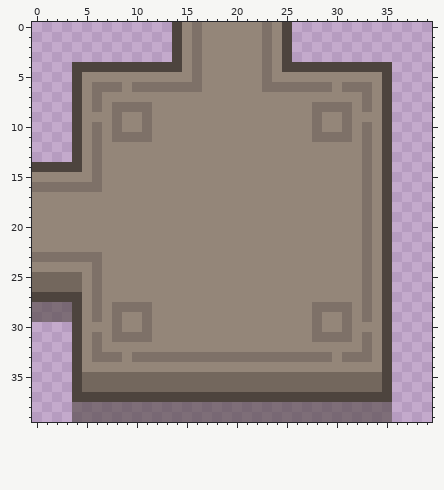
A pixel-art sprite gets an edit: Assets/Sunchoi/Resources/BuiltInData/Map/Sprite/Map_NW_Closed.png. Above is the file before it was changed.
The file is 40x40 pixels. Colours within 5 levels of each other are drawn and written as one.
The result:
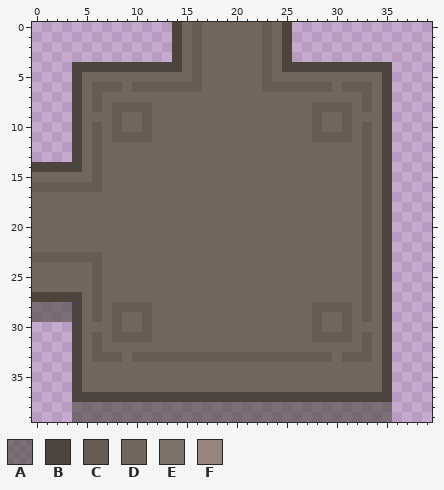
Palette (. is transparent): A #4d443e96  B #4d443e  C #675c54  D #73675d  E #7e7168  F #948679
From old to new:
Changed rows in their new state; - is an unchanged pixel.
first column x 0:
 0 ---------------DCDDDDDDCD----------
 1 ---------------DCDDDDDDCD----------
 2 ---------------DCDDDDDDCD----------
 3 ---------------DCDDDDDDCD----------
 4 ---------------DCDDDDDDCD----------
 5 -----DDDDDDDDDDDCDDDDDDCDDDDDDDDDDD
 6 -----DCCCDCCCCCCCDDDDDDCCCCCCCDCCCD
 7 -----DCDDDDDDDDDDDDDDDDDDDDDDDDDDCD
 8 -----DCDCCCCDDDDDDDDDDDDDDDDCCCCDCD
 9 -----DDDCDDCDDDDDDDDDDDDDDDDCDDCDDD
10 -----DCDCDDCDDDDDDDDDDDDDDDDCDDCDCD
11 -----DCDCCCCDDDDDDDDDDDDDDDDCCCCDCD
12 -----DCDDDDDDDDDDDDDDDDDDDDDDDDDDCD
13 -----DCDDDDDDDDDDDDDDDDDDDDDDDDDDCD
14 -----DCDDDDDDDDDDDDDDDDDDDDDDDDDDCD
15 DDDDDDCDDDDDDDDDDDDDDDDDDDDDDDDDDCD
16 CCCCCCCDDDDDDDDDDDDDDDDDDDDDDDDDDCD
17 DDDDDDDDDDDDDDDDDDDDDDDDDDDDDDDDDCD
18 DDDDDDDDDDDDDDDDDDDDDDDDDDDDDDDDDCD
19 DDDDDDDDDDDDDDDDDDDDDDDDDDDDDDDDDCD
20 DDDDDDDDDDDDDDDDDDDDDDDDDDDDDDDDDCD
21 DDDDDDDDDDDDDDDDDDDDDDDDDDDDDDDDDCD
22 DDDDDDDDDDDDDDDDDDDDDDDDDDDDDDDDDCD
23 CCCCCCCDDDDDDDDDDDDDDDDDDDDDDDDDDCD
24 DDDDDDCDDDDDDDDDDDDDDDDDDDDDDDDDDCD
25 -----DCDDDDDDDDDDDDDDDDDDDDDDDDDDCD
26 -----DCDDDDDDDDDDDDDDDDDDDDDDDDDDCD
27 -----DCDDDDDDDDDDDDDDDDDDDDDDDDDDCD
28 -----DCDCCCCDDDDDDDDDDDDDDDDCCCCDCD
29 -----DCDCDDCDDDDDDDDDDDDDDDDCDDCDCD
30 -----DDDCDDCDDDDDDDDDDDDDDDDCDDCDDD
31 -----DCDCCCCDDDDDDDDDDDDDDDDCCCCDCD
32 -----DCDDDDDDDDDDDDDDDDDDDDDDDDDDCD
33 -----DCCCDCCCCCCCCCCCCCCCCCCCCDCCCD
34 -----DDDDDDDDDDDDDDDDDDDDDDDDDDDDDD
Boxes around the changes in both pictures, in picture pixels (x1, y1, x2, y2):
changed: (32, 22, 382, 372)
